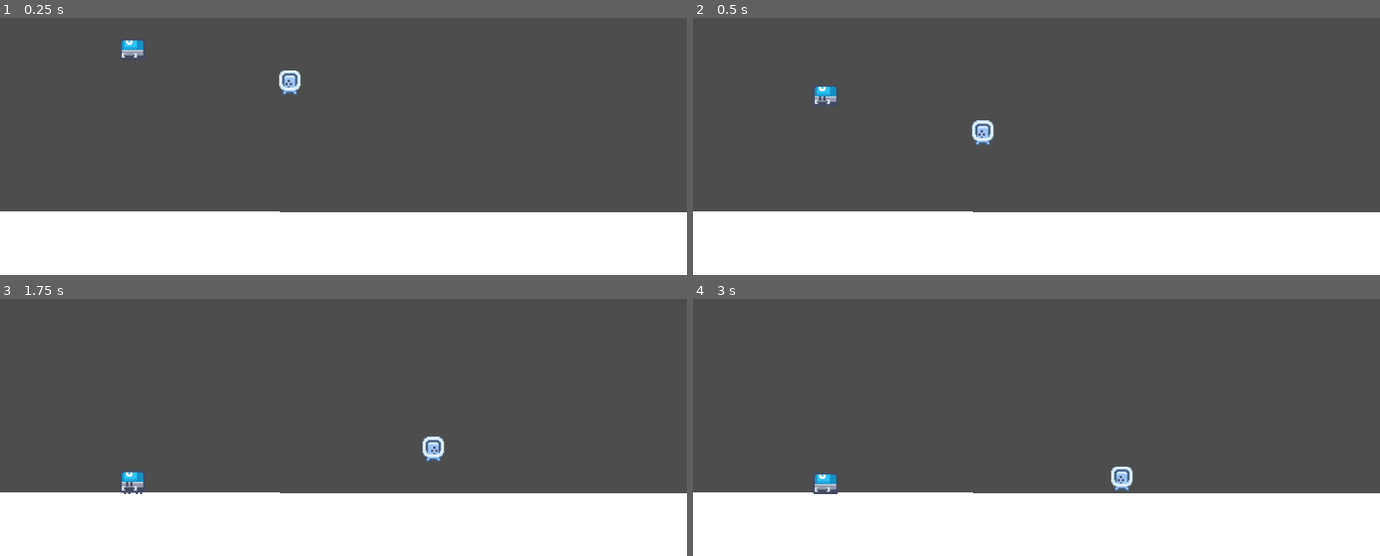
Above: before the commit, frames 1-4 (two rows, left to right).
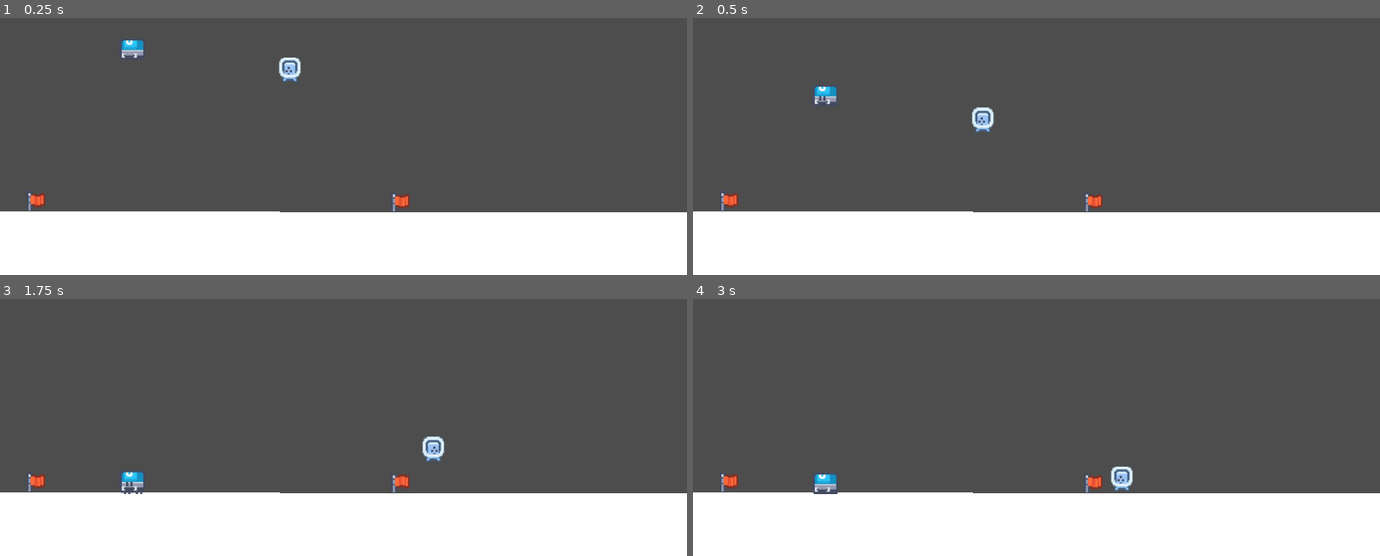
Above: after the commit, the same moments.

Repository: Ranpu123/JumpQuest
Game: Godot game, scene res://debug_platform.tscn
Two runs of this game, one before a commit and one after it. Both use one fixed random seed, a clock stepped at 60 frames per second and the inputs below.
Inputs:
- Up to frame 1 (0.25 s): no input
- Up to frame 2 (0.5 s): no input
- Up to frame 3 (1.75 s): hold Right (move_right) from 0.53 s (still down); tap Up (move_jump) at 0.77, 1.52 s
- Up to frame 4 (3 s): release Right (move_right) at 2.03 s; hold Left (move_left) 2.03-2.78 s; hold Right (move_right) from 2.78 s (still down)

The runs differ from the first frame. In frame 1, 0.7% of the frame differs, in the area x 4-60%, y 15-76%; in frame 2, 0.7%, in the area x 4-60%, y 34-76%; in frame 3, 0.3%; in frame 4, 0.3%.

Commit message:
Added the Checkpoint system to player

Diff:
--- /dev/null
+++ b/Checkpoint.gd
@@ -0,0 +1,12 @@
+extends Area2D
+
+@onready var is_active = false
+
+func _ready():
+	$AnimatedSprite2D.play("indle")
+
+func _on_body_entered(body):
+	if body.is_in_group("player") and !is_active:
+		body.last_checkpoint = self.position
+		is_active = true
+		$AnimatedSprite2D.play("active")
--- /dev/null
+++ b/Checkpoint.tscn
@@ -0,0 +1,44 @@
+[gd_scene load_steps=6 format=3 uid="uid://dp6d2bjoi57g6"]
+
+[ext_resource type="Script" path="res://Checkpoint.gd" id="1_5dd7l"]
+[ext_resource type="Texture2D" uid="uid://gjiq43f3lqwr" path="res://Assets/Objects/Flag (0).png" id="1_d1ws4"]
+[ext_resource type="Texture2D" uid="uid://bt3vgkdr262h" path="res://Assets/Objects/Flag (1).png" id="2_3h6jm"]
+
+[sub_resource type="RectangleShape2D" id="RectangleShape2D_bi0fa"]
+size = Vector2(18, 20)
+
+[sub_resource type="SpriteFrames" id="SpriteFrames_dehe7"]
+animations = [{
+"frames": [{
+"duration": 1.0,
+"texture": ExtResource("1_d1ws4")
+}, {
+"duration": 1.0,
+"texture": ExtResource("2_3h6jm")
+}],
+"loop": true,
+"name": &"active",
+"speed": 3.0
+}, {
+"frames": [{
+"duration": 1.0,
+"texture": ExtResource("1_d1ws4")
+}],
+"loop": true,
+"name": &"indle",
+"speed": 3.0
+}]
+
+[node name="Checkpoint" type="Area2D"]
+script = ExtResource("1_5dd7l")
+
+[node name="CollisionShape2D" type="CollisionShape2D" parent="."]
+position = Vector2(0, -1)
+shape = SubResource("RectangleShape2D_bi0fa")
+
+[node name="AnimatedSprite2D" type="AnimatedSprite2D" parent="."]
+sprite_frames = SubResource("SpriteFrames_dehe7")
+animation = &"indle"
+frame_progress = 0.213645
+
+[connection signal="body_entered" from="." to="." method="_on_body_entered"]
--- a/Player.gd
+++ b/Player.gd
@@ -3,6 +3,7 @@
 signal hit
 
 @onready var animation = $AnimatedSprite2D
+@onready var last_checkpoint = self.position
 
 const MAX_SPEED = 250.0
 const ACCELERATION = 15.0
@@ -68,6 +69,19 @@
 		animation.play("idle")
 
 func _on_player_detector_body_entered(body):
+	player_die(body)
+
+#Ready to Respawn GAMER
+func _on_respawn_timer_timeout():
+	self.position = last_checkpoint
+	_rest_velocity()
+	show()
+	died = false
+
+func _rest_velocity():
+	velocity = Vector2.ZERO
+
+func player_die(body):
 	if body.is_in_group("enemy") or body.is_in_group("spikes"):
 		#TODO: Play the damage sound, respawn and change live number.
 		Global.lives -= 1
@@ -75,14 +89,9 @@
 
 		if Global.lives > 0:
 			$RespawnTimer.start()
+
 			hide()
 			hit.emit()
 		else:
 			#TODO: GAMER has died for real, show screen of shame (Game over)
 			pass
-
-#Ready to Respawn GAMER
-func _on_respawn_timer_timeout():
-	#TODO: Respawn System integrated with Checkpoint object
-	show()
-	died = false
--- a/Player.tscn
+++ b/Player.tscn
@@ -40,7 +40,7 @@
 [sub_resource type="RectangleShape2D" id="RectangleShape2D_dx5ab"]
 size = Vector2(24, 24)
 
-[node name="CharacterBody2D" type="CharacterBody2D"]
+[node name="CharacterBody2D" type="CharacterBody2D" groups=["player"]]
 script = ExtResource("1_20qo5")
 
 [node name="CollisionShape2D" type="CollisionShape2D" parent="."]
--- a/debug_platform.tscn
+++ b/debug_platform.tscn
@@ -1,10 +1,11 @@
-[gd_scene load_steps=9 format=3 uid="uid://b4uomyne6nlwl"]
+[gd_scene load_steps=10 format=3 uid="uid://b4uomyne6nlwl"]
 
 [ext_resource type="PackedScene" uid="uid://dmg2r7xxap0fw" path="res://Player.tscn" id="1_8t7or"]
 [ext_resource type="Script" path="res://Mob.gd" id="2_3oejl"]
 [ext_resource type="Texture2D" uid="uid://djiya2u0ehjpv" path="res://Assets/Mob/Walking (0).png" id="2_f143p"]
 [ext_resource type="Texture2D" uid="uid://ugv7p0smipyh" path="res://Assets/Mob/Walking (1).png" id="3_ju4tt"]
 [ext_resource type="Texture2D" uid="uid://c12jnwb0yco1" path="res://Assets/Mob/Walking (2).png" id="4_akcb8"]
+[ext_resource type="PackedScene" uid="uid://dp6d2bjoi57g6" path="res://Checkpoint.tscn" id="6_jls85"]
 
 [sub_resource type="RectangleShape2D" id="RectangleShape2D_8woj7"]
 size = Vector2(1287, 88)
@@ -41,7 +42,7 @@
 polygon = PackedVector2Array(1, 602, 1301, 603, 1294, 769, -134, 762)
 
 [node name="CharacterBody2D" parent="." instance=ExtResource("1_8t7or")]
-position = Vector2(540, 330)
+position = Vector2(540, 306)
 
 [node name="Mob" type="RigidBody2D" parent="." groups=["enemy"]]
 position = Vector2(247, 267)
@@ -56,3 +57,11 @@
 [node name="CollisionShape2D" type="CollisionShape2D" parent="Mob"]
 position = Vector2(-0.5, 4)
 shape = SubResource("RectangleShape2D_8q7ec")
+
+[node name="Checkpoint" parent="." instance=ExtResource("6_jls85")]
+position = Vector2(746, 584)
+scale = Vector2(2, 2)
+
+[node name="Checkpoint2" parent="." instance=ExtResource("6_jls85")]
+position = Vector2(67, 582)
+scale = Vector2(2, 2)
